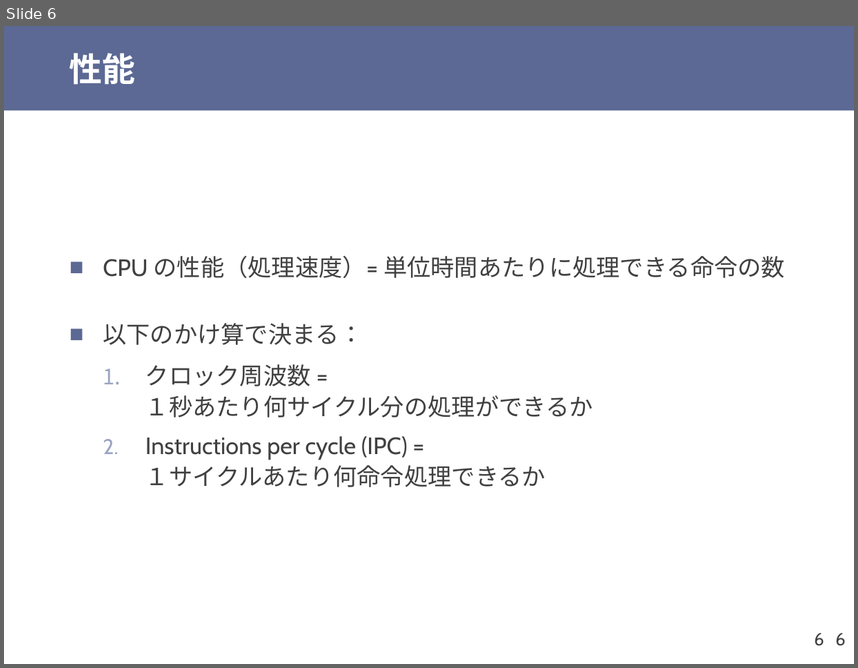
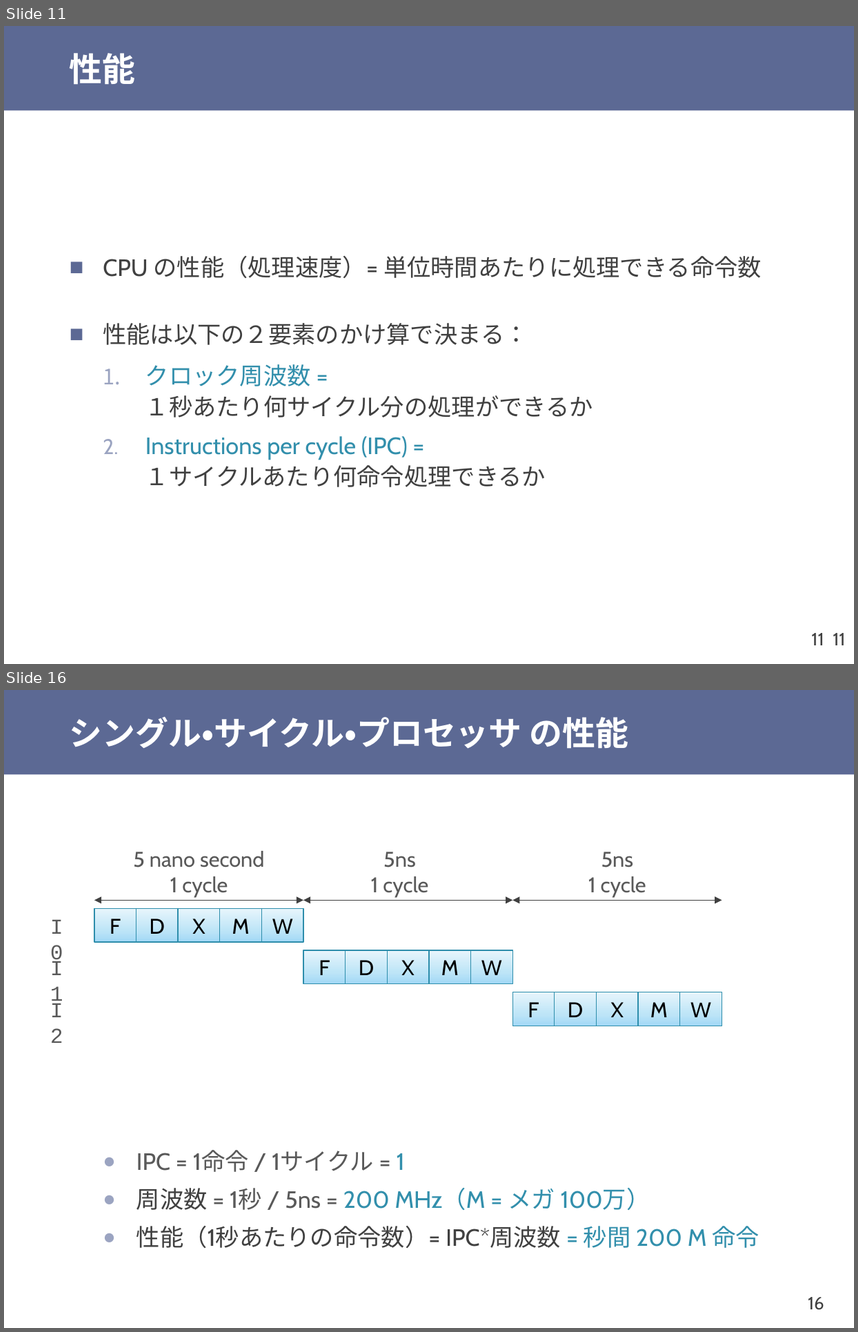
Before and after one commit to shioyadan/otya-computer-architecture-i, a slide deck: cai-shioya-08.pptx. Shown one above the other, each under a label of ours: slide 6 before the commit, slides 11 and 16 after it; the slides between them are not shown. The pictures are 858x668 and 858x1332 pixels, drawn with LibreOffice and Linux fonts; fonts in the diff are those of the drawing. Boxes give left, top, right and bottom in pixels: in the first picture for what was removed or moved away, otherwise in the second. Text is boxed around its words. In the diff, an @@ line names an element or a change of style, - is before the commit and + after.

```diff
--- a/cai-shioya-08.pptx
+++ b/cai-shioya-08.pptx
@@ slide 16 added at box(4, 690, 854, 1328), background #FFFFFF; not listed: 2 template elements that a slide beside it also shows @@
@@ title added at box(70, 717, 628, 749), 28 pt, text #FFFFFF, bold @@
+シングル・サイクル・プロセッサ の性能
@@ text added at box(133, 851, 265, 897), 18 pt, text #595959 @@
+5 nano second
+1 cycle
@@ text added at box(371, 851, 428, 897), 18 pt, text #595959 @@
+5ns
+1 cycle
@@ text added at box(588, 851, 646, 897), 18 pt, text #595959 @@
+5ns
+1 cycle
@@ text added at box(36, 909, 77, 943), 18 pt, text #595959 @@
+I0
@@ rectangle added at box(94, 909, 136, 942), fill gradient #A2D9F7 to #BFE4F8 to #E6F5FD, outline #2E8DAB 0.75 pt, 18 pt, text #000000 @@
+F
@@ double arrow added from (94, 900) to (303, 900), #404040 0.75 pt @@
@@ rectangle added at box(136, 909, 179, 942), fill gradient #A2D9F7 to #BFE4F8 to #E6F5FD, outline #2E8DAB 0.75 pt, 18 pt, text #000000 @@
+D
@@ rectangle added at box(179, 909, 220, 942), fill gradient #A2D9F7 to #BFE4F8 to #E6F5FD, outline #2E8DAB 0.75 pt, 18 pt, text #000000 @@
+X
@@ rectangle added at box(220, 909, 261, 942), fill gradient #A2D9F7 to #BFE4F8 to #E6F5FD, outline #2E8DAB 0.75 pt, 18 pt, text #000000 @@
+M
@@ rectangle added at box(261, 909, 303, 942), fill gradient #A2D9F7 to #BFE4F8 to #E6F5FD, outline #2E8DAB 0.75 pt, 18 pt, text #000000 @@
+W
@@ double arrow added from (303, 900) to (513, 900), #404040 0.75 pt @@
@@ double arrow added from (513, 900) to (722, 900), #404040 0.75 pt @@
@@ text added at box(36, 950, 77, 984), 18 pt, text #595959 @@
+I1
@@ rectangle added at box(303, 950, 345, 983), fill gradient #A2D9F7 to #BFE4F8 to #E6F5FD, outline #2E8DAB 0.75 pt, 18 pt, text #000000 @@
+F
@@ rectangle added at box(346, 950, 388, 983), fill gradient #A2D9F7 to #BFE4F8 to #E6F5FD, outline #2E8DAB 0.75 pt, 18 pt, text #000000 @@
+D
@@ rectangle added at box(388, 950, 429, 983), fill gradient #A2D9F7 to #BFE4F8 to #E6F5FD, outline #2E8DAB 0.75 pt, 18 pt, text #000000 @@
+X
@@ rectangle added at box(429, 950, 470, 983), fill gradient #A2D9F7 to #BFE4F8 to #E6F5FD, outline #2E8DAB 0.75 pt, 18 pt, text #000000 @@
+M
@@ rectangle added at box(470, 950, 513, 983), fill gradient #A2D9F7 to #BFE4F8 to #E6F5FD, outline #2E8DAB 0.75 pt, 18 pt, text #000000 @@
+W
@@ text added at box(36, 992, 77, 1026), 18 pt, text #595959 @@
+I2
@@ group added at box(513, 992, 722, 1025): 5 rectangles @@
+F
+D
+X
+M
+W
@@ text added at box(136, 1150, 759, 1248), 20 pt, text #328FAC @@
+  ● IPC = 1命令 / 1サイクル = 1
+  ● 周波数 = 1秒 / 5ns = 200 MHz（M = メガ 100万）
+  ● 性能（1秒あたりの命令数）= IPC*周波数 = 秒間 200 M 命令
@@ what was slide 6 is now slide 11 @@
@@ slide 11 changed as well @@
@@ text at box(103, 256, 762, 345): text changed @@
-■ CPU の性能（処理速度）= 単位時間あたりに処理できる命令の数
-■ 以下のかけ算で決まる：
+■ CPU の性能（処理速度）= 単位時間あたりに処理できる命令数
+■ 性能は以下の２要素のかけ算で決まる：
@@ text at box(145, 364, 593, 487): text colour #404040 to #328FAC in "クロック周波数 =", "Instructions per cycle (IPC) =" @@
@@ page number at box(811, 633, 824, 645): text changed @@
-6
+11
@@ page number at box(833, 633, 845, 645): text changed @@
-6
+11
```
Also in this commit, not shown: 11 other slides changed, 68 other slides added, 7 slides removed, 2 other files.
